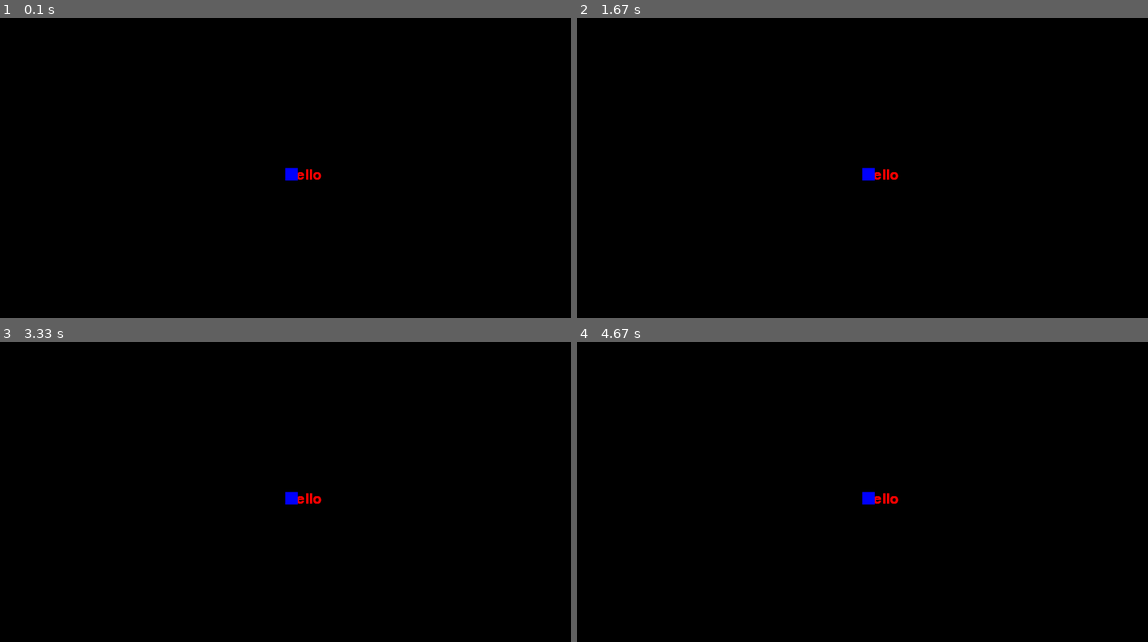
Above: before the commit, frames 1-4 (two rows, left to right).
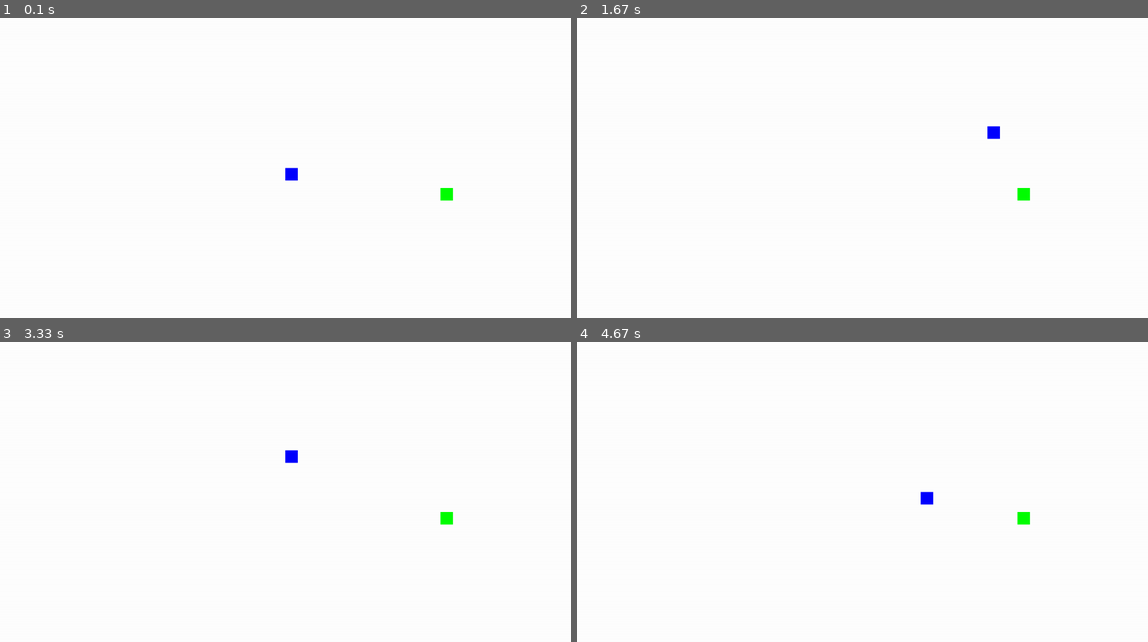
Above: after the commit, the same moments.

Repository: DennisKeenan/Pyhton
Game: pygame game, started from PyGame/Snake Game.py
The game is run twice, just before and just after one commit, with the same random seed, the same clock (stepped at 60 frames per second) and the same inputs.
Inputs:
- Up to frame 1 (0.1 s): no input
- Up to frame 2 (1.67 s): hold D 0.33-0.8 s; hold W 0.83-1.13 s; hold D 1.17-1.63 s
- Up to frame 3 (3.33 s): hold A 1.67-2.2 s; hold S 2.23-2.53 s; hold A 2.57-2.97 s; hold W from 3 s (still down)
- Up to frame 4 (4.67 s): release W at 3.37 s; hold D 3.4-4.03 s; hold S 4.07-4.43 s; hold A from 4.47 s (still down)

The runs differ from the first frame. In frame 1, 100% of the frame differs, in the area x 0-100%, y 0-100%; in frame 2, 100%; in frame 3, 100%; in frame 4, 100%.

Commit message:
Snake Game Update

Diff:
--- a/PyGame/Snake Game.py
+++ b/PyGame/Snake Game.py
@@ -1,5 +1,8 @@
 import pygame
+import time
+import random
 
+# Game Display
 pygame.init()
 screenwidth=1369
 screenheight=720
@@ -7,30 +10,91 @@
 pygame.display.update()
 pygame.display.set_caption("Snake Game")
 gameover=False
+font=pygame.font.SysFont("Comic Sans",50)
+score_font=pygame.font.SysFont("Corbel",50)
+score=0
+snake_list=[]
+snake_length=1
 
+# Color Pallete
 Blue=(0,0,255)
 Red=(255,0,0)
+Green=(0,255,0)
+White=(255,255,255)
+
+# Positioning and Speed
 x=screenwidth/2
 y=screenheight/2
 x_speed=0
 y_speed=0
-time=pygame.time.Clock()
+food_x=random.randint(30,screenwidth-30)
+food_y=random.randint(30,screenheight-30)
+game_time=pygame.time.Clock()
 snake_speed=30
-font=pygame.font.SysFont("Comic Sans",50)
 
+#Rendering Snake
+def showsnake(snake_size,snake_list):
+    for i in snake_list:
+        pygame.draw.rect(screen,Blue,[i[0],i[1],snake_size,snake_size])
+
+# Rendering Text
 def showtext(msg,msg_color):
     message=font.render(msg,True,msg_color)
     screen.blit(message,[x,y])
 
+# Game Controls
 while not gameover:
     for event in pygame.event.get():
         print(event)
-        showtext("Hello",Red)
         if event.type==pygame.QUIT:
             gameover=True
+        if event.type==pygame.KEYDOWN:
+            if event.key==pygame.K_w:
+                x_speed=0
+                y_speed=-10
+            elif event.key==pygame.K_a:
+                x_speed=-10
+                y_speed=0
+            elif event.key==pygame.K_s:
+                x_speed=0
+                y_speed=10
+            elif event.key==pygame.K_d:
+                x_speed=10
+                y_speed=0
+    if x>=screenwidth:
+        x-=screenwidth
+    if y>=screenheight:
+        y-=screenheight
+    if x<=0:
+        x=screenwidth-1
+    if y<=0:
+        y=screenheight-1
+    x+=x_speed
+    y+=y_speed
+    screen.fill(White)
 
-    pygame.draw.rect(screen,Blue,[x,y,30,30])
+    #Snake
+    snake_head=[]
+    snake_head.append(x)
+    snake_head.append(y)
+    snake_list.append(snake_head)
+    if len(snake_list)>snake_length:
+        del snake_list[0]
+    showsnake(30,snake_list)
+
+    #Food
+    pygame.draw.rect(screen,Green,[food_x,food_y,30,30])
     pygame.display.update()
+    if x<=food_x+15 and x>=food_x-15 and y<=food_y+15 and y>=food_y-15 :
+        print("The food has been eaten")
+        snake_length+=5
+        food_x=random.randint(30,screenwidth-30)
+        food_y=random.randint(30,screenheight-30)
+    game_time.tick(snake_speed)
+
+showtext("Game Over!",Red)
+pygame.display.update()
+time.sleep(5)
 
 pygame.quit()
 quit()
